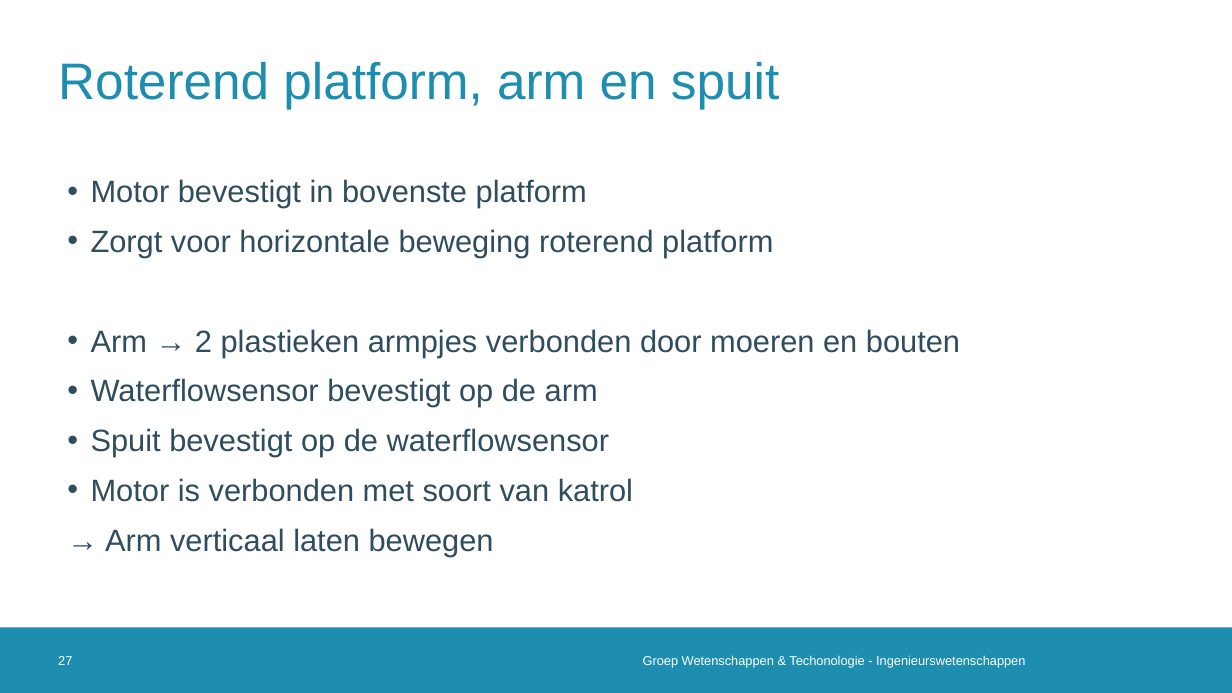
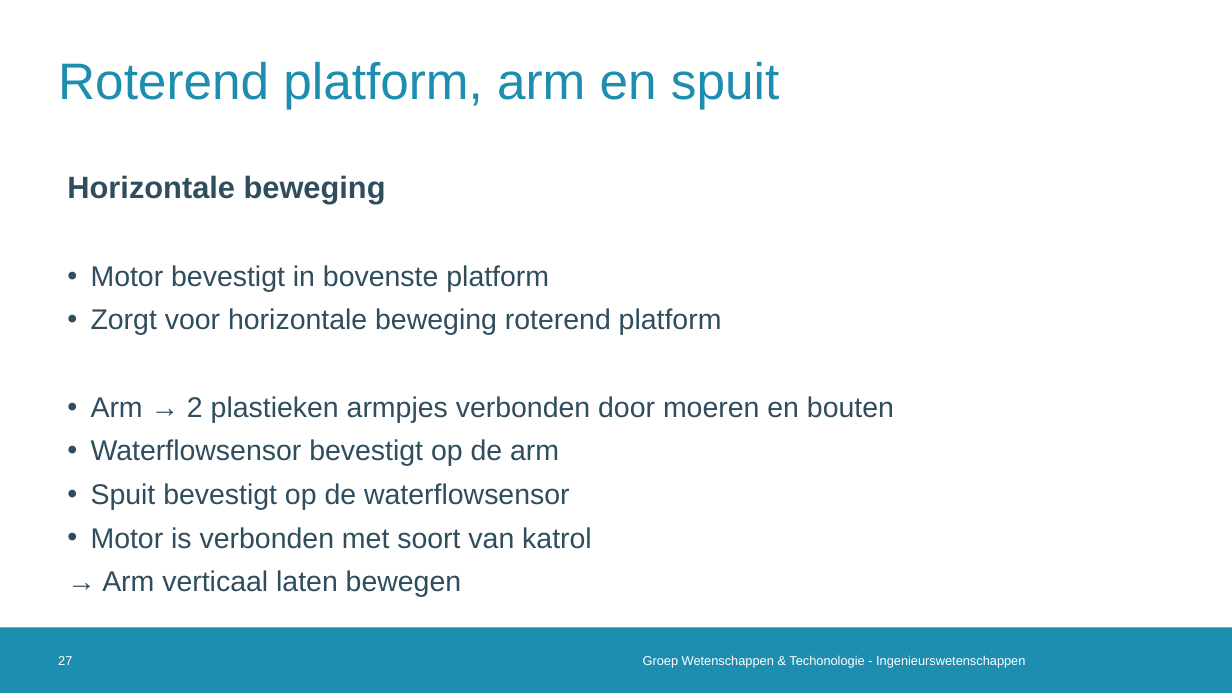
Before and after one commit to 2023-2022-KULAK-IW/2022_2023_Probleemoplossen_en_Ontwerpen_2, a slide deck: slide 27 of LATEX + ppt/Tussentijdse Presentatie .pptx. Drawn at 1232x693 pixels with LibreOffice and Linux fonts; fonts in the diff are those of the drawing; background and template pictures are left out. Boxes give left, top, right and bottom in pixels: in the first picture for what was removed or moved away, otherwise in the second. Text is boxed around its words. In the diff, an @@ line names an element or a change of style, - is before the commit and + after.

```diff
--- a/LATEX + ppt/Tussentijdse Presentatie .pptx
+++ b/LATEX + ppt/Tussentijdse Presentatie .pptx
@@ text at (x1=67, y1=175, x2=386, y2=204): paragraph added @@
+Horizontale beweging
@@ text at (x1=91, y1=265, x2=894, y2=597): size 24 to 22.2 pt; line spacing 1 to 0.9 @@
```
Also in this commit, not shown: 11 other slides changed, 4 slides added, 3 other files.
